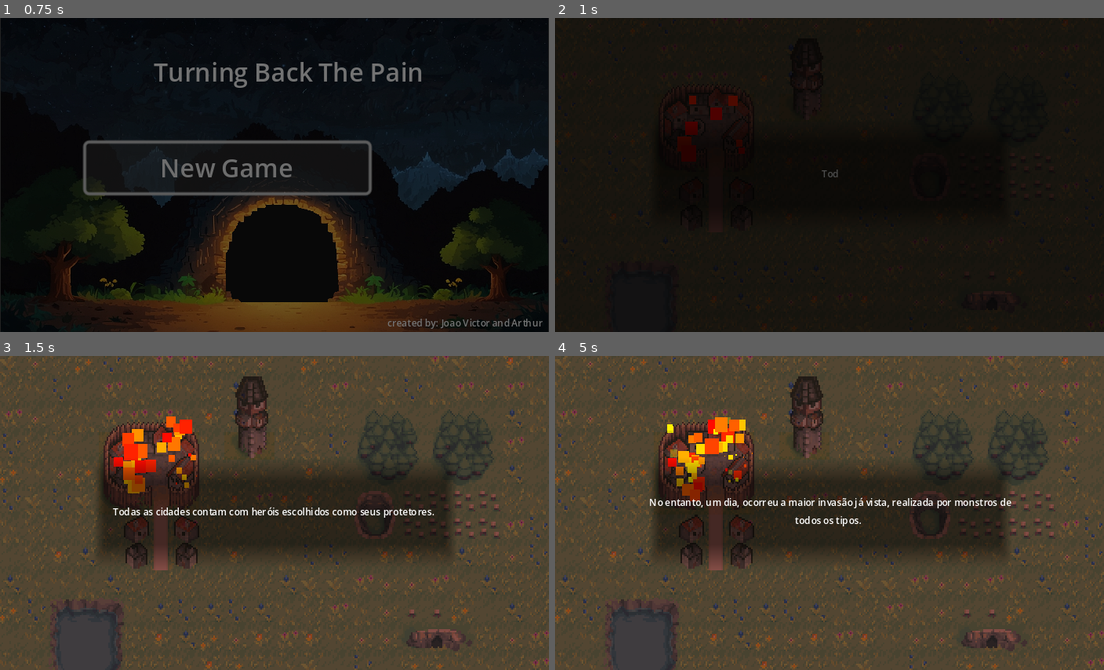
Above: before the commit, frames 1-4 (two rows, left to right).
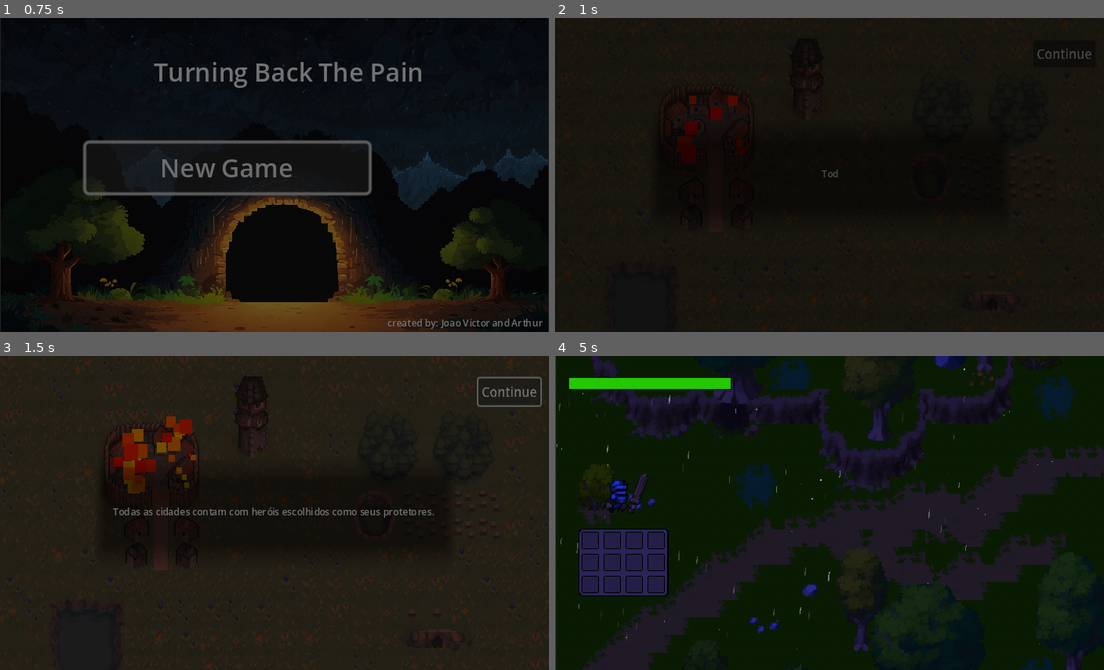
Above: after the commit, the same moments.

Repository: victordev018/Turning-Back-the-Pain
Game: Godot game, scene res://scenes/title_screen.tscn
Same seed, same stepped clock (60 frames per second), same inputs: the game is played once before the commit and once after it.
Inputs (mouse positions are in pixels of both pictures, inside the frame that each line leads up to):
- Up to frame 1 (0.75 s): click "New Game" at 0.5 s
- Up to frame 2 (1 s): no input
- Up to frame 3 (1.5 s): click (510, 390) at 1.25 s, where only the run after the commit has a clickable "Continue"
- Up to frame 4 (5 s): tap Enter (ui_accept) at 2, 2.27, 3.02, 4.52 s; move the mouse to (950, 497) at 2.02 s; hold W (move_up) 2.03-2.78 s; click (950, 497) at 2.1 s; move the mouse to (719, 528) at 2.77 s; hold S (move_down) 2.78-3.53 s; tap Tab (inv) at 2.85 s; move the mouse to (884, 443) at 3.52 s; hold W (move_up) from 3.53 s (still down); tap D (move_rigth) at 3.6 s; move the mouse to (802, 575) at 4.27 s; right-click (802, 575) at 4.35 s

Frame 1 is identical in both runs. In frame 2, 0.1% of the frame differs, in the area x 87-98%, y 9-13%; in frame 3, 93%, in the area x 0-100%, y 0-100%; in frame 4, 93%.

Commit message:
feat: Added button continue in cutscene

Diff:
--- /dev/null
+++ b/scenes/buttonContinue.tscn
@@ -0,0 +1,9 @@
+[gd_scene format=3 uid="uid://djb62d1mm2xc4"]
+
+[node name="Button" type="Button"]
+offset_left = 305.0
+offset_top = 21.0
+offset_right = 384.0
+offset_bottom = 52.0
+scale = Vector2(0.5, 0.5)
+text = "Continue"
--- a/scenes/cutsceneTrue.tscn
+++ b/scenes/cutsceneTrue.tscn
@@ -1,8 +1,9 @@
-[gd_scene load_steps=9 format=3 uid="uid://di1ba81125tkm"]
+[gd_scene load_steps=10 format=3 uid="uid://di1ba81125tkm"]
 
 [ext_resource type="Texture2D" uid="uid://bmsa7ehb6i1es" path="res://assets/TilesetGrass (1)/TilesetGrass/overworld_tileset_grass.png" id="1_63fy6"]
 [ext_resource type="Script" path="res://scripts/cutscene.gd" id="2_s86ok"]
 [ext_resource type="PackedScene" uid="uid://4rwf5kwjba7y" path="res://scenes/fade_out.tscn" id="3_w2rfi"]
+[ext_resource type="PackedScene" uid="uid://djb62d1mm2xc4" path="res://scenes/buttonContinue.tscn" id="4_3bl24"]
 
 [sub_resource type="TileSetAtlasSource" id="TileSetAtlasSource_xr3i7"]
 texture = ExtResource("1_63fy6")
@@ -560,3 +561,7 @@
 
 [node name="FadeOut" parent="." instance=ExtResource("3_w2rfi")]
 visible = false
+
+[node name="Button" parent="." instance=ExtResource("4_3bl24")]
+
+[connection signal="pressed" from="Button" to="." method="_on_button_pressed"]
--- a/scenes/final_scene.tscn
+++ b/scenes/final_scene.tscn
@@ -1,7 +1,8 @@
-[gd_scene load_steps=6 format=3 uid="uid://bqy1gkvxxdwpb"]
+[gd_scene load_steps=7 format=3 uid="uid://bqy1gkvxxdwpb"]
 
 [ext_resource type="Script" path="res://scripts/final_scene.gd" id="1_glym8"]
 [ext_resource type="Texture2D" uid="uid://bmsa7ehb6i1es" path="res://assets/TilesetGrass (1)/TilesetGrass/overworld_tileset_grass.png" id="1_srawl"]
+[ext_resource type="PackedScene" uid="uid://djb62d1mm2xc4" path="res://scenes/buttonContinue.tscn" id="3_x3h8l"]
 
 [sub_resource type="TileSetAtlasSource" id="TileSetAtlasSource_xr3i7"]
 texture = ExtResource("1_srawl")
@@ -491,12 +492,6 @@
 position = Vector2(175, 104)
 zoom = Vector2(1, 1.1)
 
-[node name="Button" type="Button" parent="."]
-offset_left = 305.0
-offset_top = 21.0
-offset_right = 384.0
-offset_bottom = 52.0
-scale = Vector2(0.5, 0.5)
-text = "Continue"
+[node name="Button" parent="." instance=ExtResource("3_x3h8l")]
 
 [connection signal="pressed" from="Button" to="." method="_on_button_pressed"]
--- a/scripts/cutscene.gd
+++ b/scripts/cutscene.gd
@@ -33,3 +33,7 @@
 		else:
 			# Cutscene acabou. Migrar para jogo.
 			Global.changeScene("world")
+
+
+func _on_button_pressed():
+	Global.changeScene("world")
